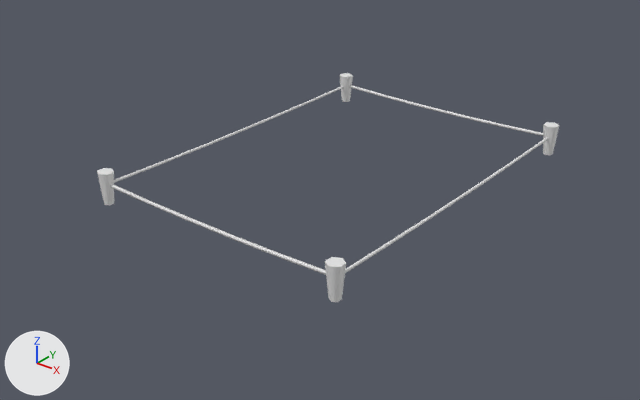
A saved change to the FBX model Assets/Content/Graphics/Environment/Vikings/New 2.0/VikingHouse_04_S.fbx.
Rendered twice from a camera (50 mm lens) standing at (5.55, -7.33, 4.14) and looking at (-0.07, -0.31, -0.21). Lighting does not change. The marker at lower left points along +X, +Y and +Z. Materials are left out; every surface is plain grey.

Names of what the first picture shows: 'VikingHouse_04_S'.
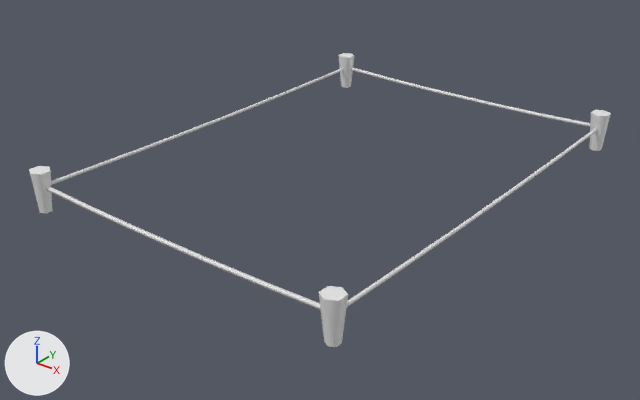
What changed in the scene script:
```text
Change me_mesh:
    used by ob_vikinghouse_04_s; location = (0.0, 0.0, 0.172); rotation_euler = (1.571, 0.0, 0.0), in degrees (90, 0, 0)
    remove me_mesh.from_pydata(...)  # 144 vertices, 120 faces; spans x -1.6..1.61, y -0.19..0.18, z -2.18..2.18
    add me_mesh.from_pydata(...)  # 144 vertices, 120 faces; spans x -201.36..200.68, y -2.54..43.78, z -272.08..272.63
    me_mesh part 1: the loose piece of 12 vertices spanning x -1.6..-1.44, y -0.19..0.18, z -2.18..-1.99 is scaled about its middle by 125, then moved by (-189.7, 20.63, -258.29)
    me_mesh part 2: the loose piece of 12 vertices spanning x 1.44..1.61, y -0.19..0.18, z -2.18..-1.99 is scaled about its middle by 125, then moved by (189.02, 20.63, -258.29)
    me_mesh part 3: the loose piece of 12 vertices spanning x -1.6..-1.44, y -0.19..0.18, z 2.0..2.18 is scaled about its middle by 125, then moved by (-189.7, 20.63, 258.84)
    me_mesh part 4: the loose piece of 12 vertices spanning x 1.44..1.61, y -0.19..0.18, z 2.0..2.18 is scaled about its middle by 125, then moved by (189.02, 20.63, 258.84)
    me_mesh part 5: 96 of 144 vertices moved; they spanned x -1.54..1.54, y -0.01..0.05, z -2.11..2.1 and now span x -192.79..192.33, y 20.42..27.43, z -262.7..261.91; mean shift (-0.29, 23.64, -0.07); largest move (-1.54, 0.04, 2.07) -> (-192.79, 26.66, 258.49)
Change ob_vikinghouse_04_s:
    ob_vikinghouse_04_s.location: (0.0, 0.0, 0.172) -> (0.0, 0.0, 0.0)
    ob_vikinghouse_04_s.scale: (1.0, 1.0, 1.0) -> (0.01, 0.01, 0.01)
```

Changed parts and their boxes [x1, y1, x2, y2] in the pictures (640 x 400 px; the box of a moved part takes in the faces that stretch with it):
'VikingHouse_04_S', reshaped, moved, rescaled (26% wider, 28% taller)
    before: [97, 73, 559, 302]
    after: [29, 53, 611, 347]
part 1 of me_mesh, moved or reshaped
    before: [340, 73, 353, 102]
    after: [338, 53, 354, 88]
part 2 of me_mesh, moved or reshaped
    before: [543, 122, 559, 155]
    after: [589, 110, 611, 151]
part 3 of me_mesh, moved or reshaped
    before: [97, 168, 114, 205]
    after: [29, 166, 52, 213]
part 4 of me_mesh, moved or reshaped
    before: [325, 257, 346, 302]
    after: [319, 286, 348, 347]
part 5 of me_mesh, moved or reshaped
    before: [110, 85, 548, 275]
    after: [46, 67, 597, 310]
